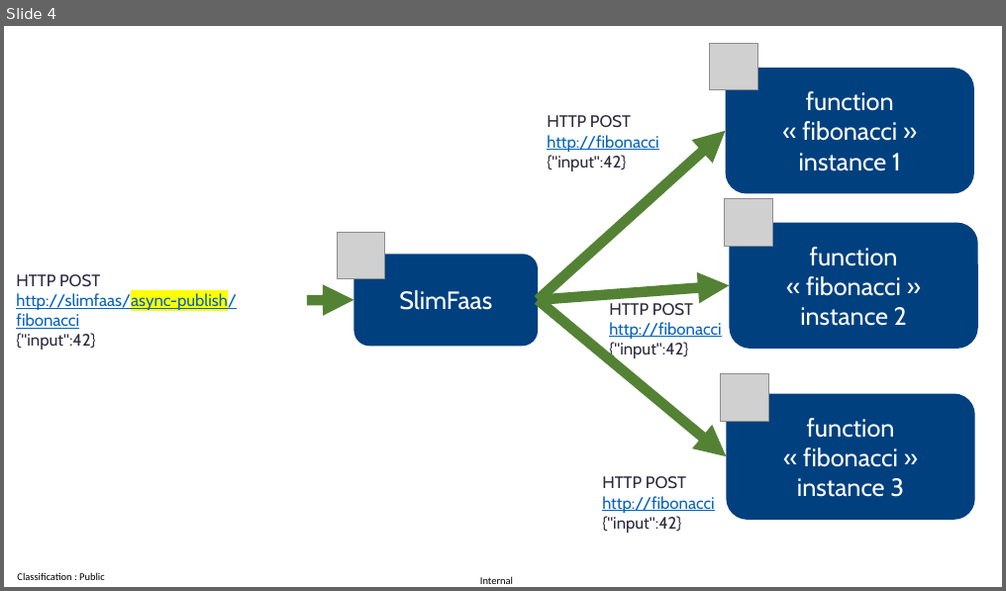
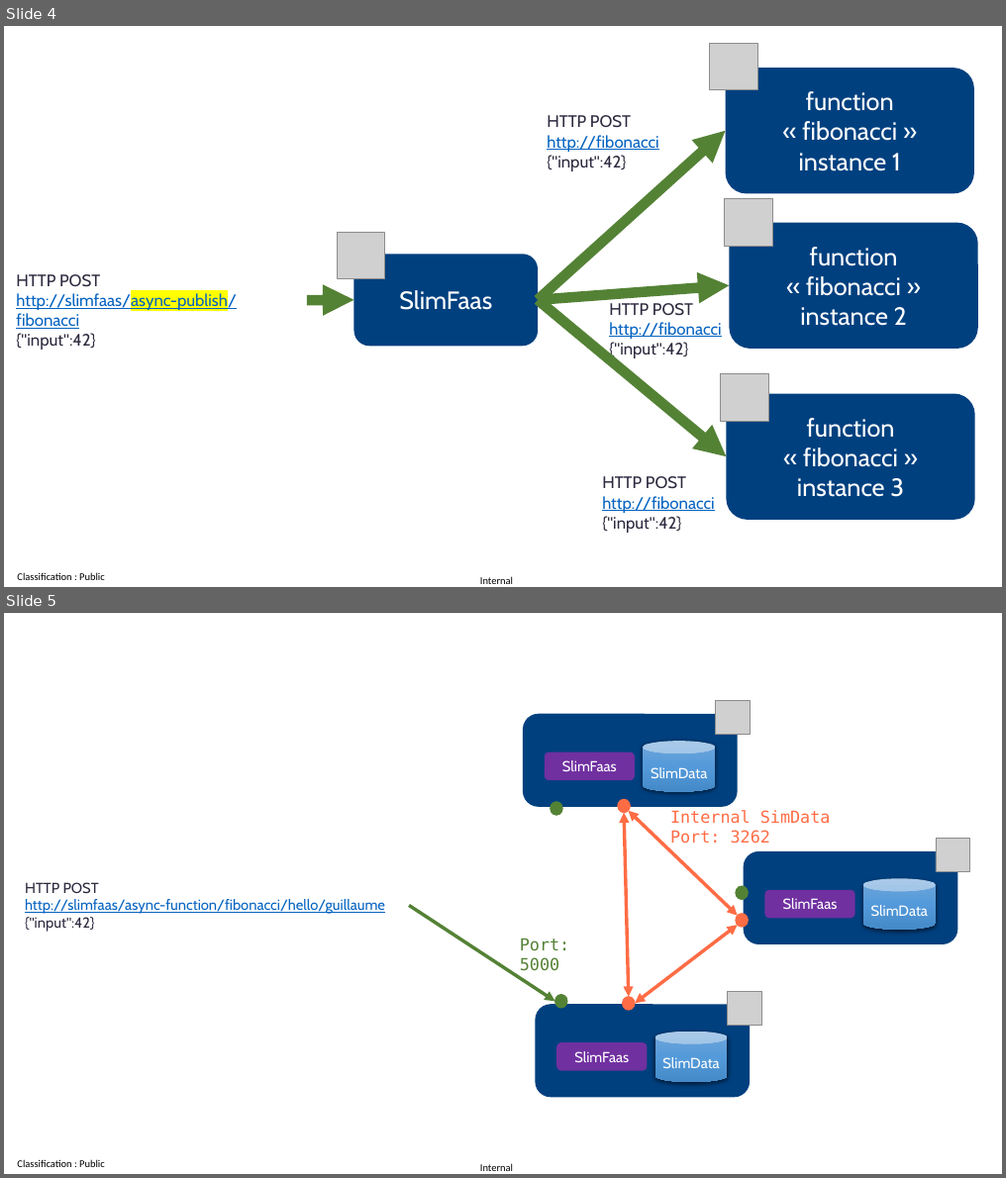
Before and after one commit to AxaFrance/SlimFaas, a slide deck: documentation/slimfaas.pptx. Shown one above the other, each under a label of ours: slide 4 before the commit, slides 4 and 5 after it. The pictures are 1006x591 and 1006x1178 pixels, drawn with LibreOffice and Linux fonts; fonts in the diff are those of the drawing; grey boxes stand for pictures. Boxes give left, top, right and bottom in pixels: in the first picture for what was removed or moved away, otherwise in the second. Text is boxed around its words. In the diff, an @@ line names an element or a change of style, - is before the commit and + after.

Commit message:
feature(slimfaas): status-functions (#65)
* update

* update

* fix

* update

* update

* update

* update

* update

* update

* dte

* update

* update

```diff
--- a/documentation/slimfaas.pptx
+++ b/documentation/slimfaas.pptx
@@ slide 5 added at box(4, 613, 1002, 1174), background #FFFFFF; not listed: 2 template elements that a slide beside it also shows @@
@@ picture added at box(715, 700, 749, 735) @@
@@ rounded rectangle added at box(523, 714, 738, 807), fill #003F7F @@
@@ rounded rectangle added at box(545, 753, 635, 780), fill #7030A0, 14 pt, text #FFFFFF @@
+SlimFaas
@@ cylinder added at box(643, 741, 715, 792), fill gradient #71A6DB to #559BDB to #448ACA, 14 pt, text #FFFFFF @@
+SlimData
@@ ellipse added at box(550, 802, 562, 815), fill #548235, outline #548235 1 pt @@
@@ ellipse added at box(618, 799, 630, 813), fill #FE6C45, outline #FE6C45 1 pt @@
@@ double arrow added from (629, 997) to (624, 813), #FE6C45 3.25 pt @@
@@ double arrow added from (629, 811) to (738, 916), #FE6C45 3.25 pt @@
@@ rectangle added at box(662, 817, 866, 837), fill #FFFFFF, 16 pt, text #FF6C45 @@
+Internal SimData Port: 3262
@@ picture added at box(936, 839, 970, 872) @@
@@ rounded rectangle added at box(744, 852, 958, 945), fill #003F7F @@
@@ cylinder added at box(863, 878, 936, 930), fill gradient #71A6DB to #559BDB to #448ACA, 14 pt, text #FFFFFF @@
+SlimData
@@ text added at box(25, 882, 385, 932), 14 pt, text #0563C1, underline @@
+HTTP POST
+http://slimfaas/async-function/fibonacci/hello/guillaume
+{"input":42}
@@ arrow added from (409, 906) to (555, 1001), #548235 3.25 pt @@
@@ ellipse added at box(736, 886, 747, 900), fill #548235, outline #548235 1 pt @@
@@ rounded rectangle added at box(764, 890, 855, 919), fill #7030A0, 14 pt, text #FFFFFF @@
+SlimFaas
@@ text added at box(520, 938, 569, 971), 16 pt, text #548235 @@
+Port: 5000
@@ double arrow added from (635, 1004) to (738, 925), #FE6C45 3.25 pt @@
@@ ellipse added at box(736, 914, 747, 928), fill #FE6C45, outline #FE6C45 1 pt @@
@@ ellipse added at box(555, 995, 567, 1008), fill #548235, outline #548235 1 pt @@
@@ ellipse added at box(623, 997, 635, 1011), fill #FE6C45, outline #FE6C45 1 pt @@
@@ picture added at box(728, 991, 762, 1025) @@
@@ rounded rectangle added at box(536, 1004, 750, 1097), fill #003F7F @@
@@ rounded rectangle added at box(556, 1043, 648, 1071), fill #7030A0, 14 pt, text #FFFFFF @@
+SlimFaas
@@ cylinder added at box(655, 1032, 728, 1082), fill gradient #71A6DB to #559BDB to #448ACA, 14 pt, text #FFFFFF @@
+SlimData
```
Also in this commit, not shown: 2 slides changed, 17 other files.
